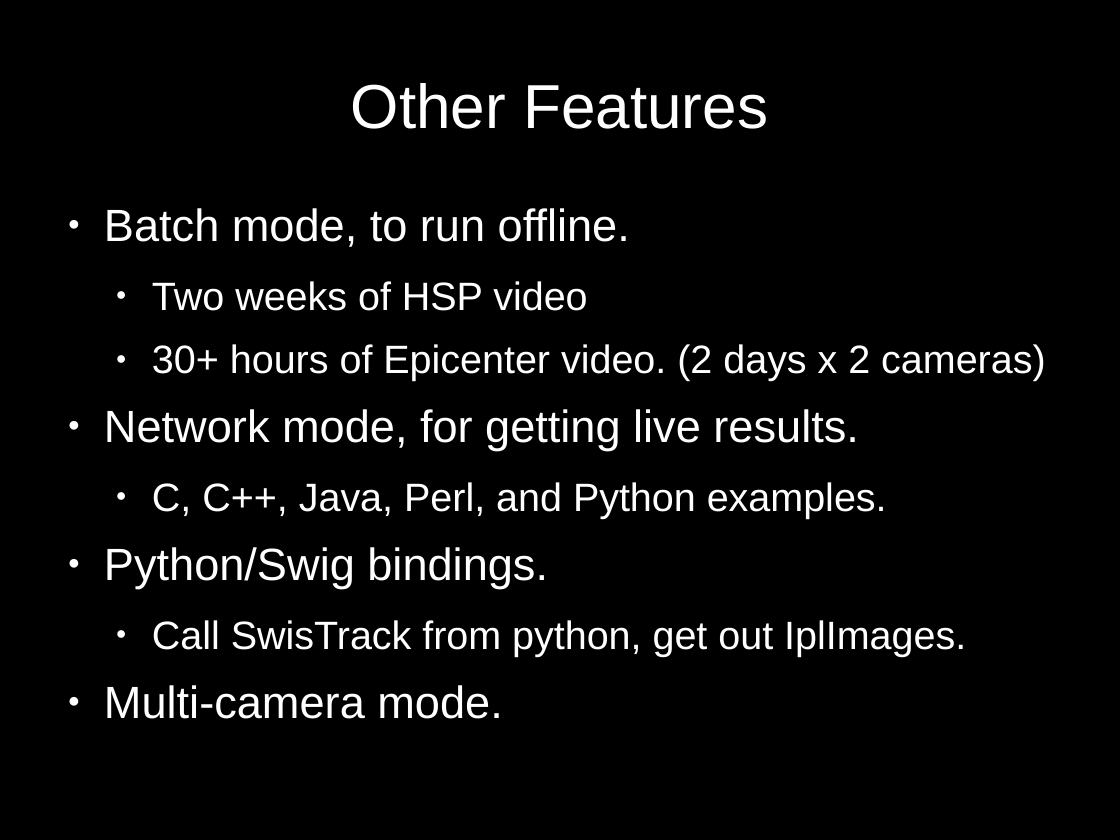
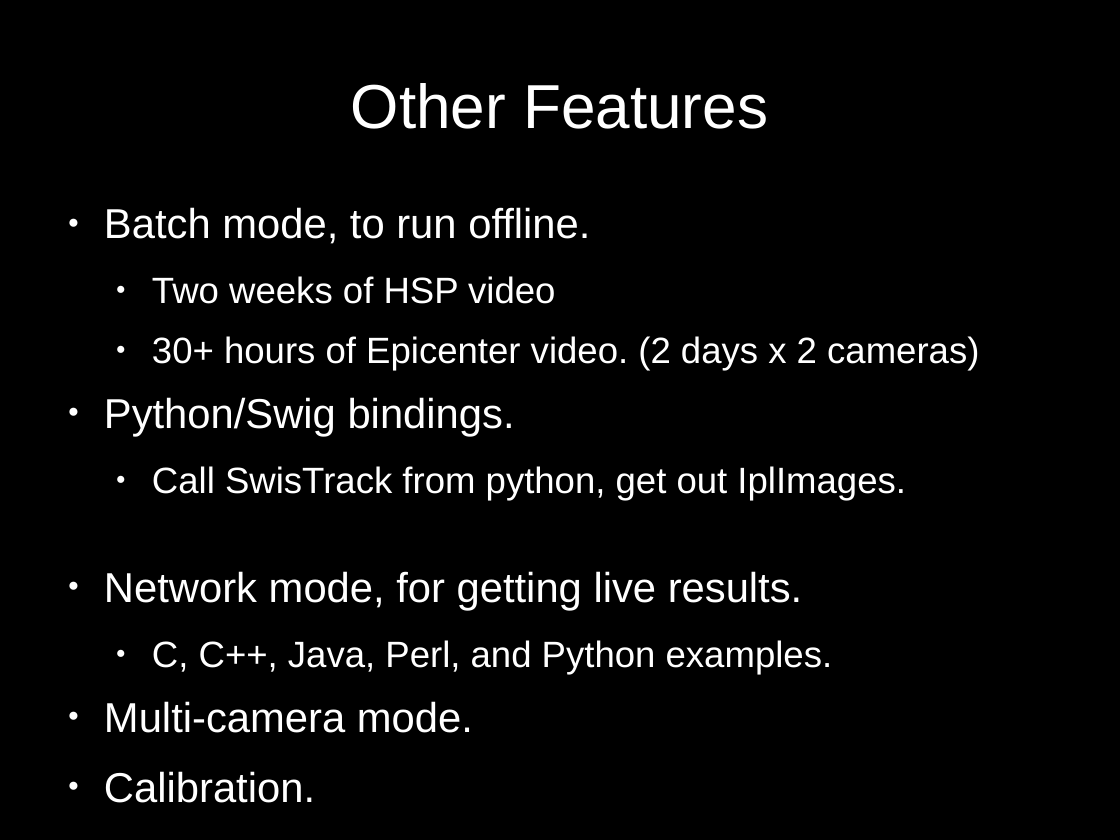
Before and after one commit to d28b/swistrack, a slide deck: slide 29 of Doc/tutorial.stefie10.06.2009/tutorialSlides.odp (slide 26 before the commit). Drawn at 1120x840 pixels with LibreOffice and Linux fonts; fonts in the diff are those of the drawing. Boxes give left, top, right and bottom in pixels: in the first picture for what was removed or moved away, otherwise in the second. Text is boxed around its words. In the diff, an @@ line names an element or a change of style, - is before the commit and + after.

```diff
--- a/Doc/tutorial.stefie10.06.2009/tutorialSlides.odp
+++ b/Doc/tutorial.stefie10.06.2009/tutorialSlides.odp
@@ text at (104,207,979,733): paragraph added @@
+● Calibration.
@@ text at (104,207,979,733): size 32 to 29.6 pt in "Batch mode, to run offline.", "Network mode, for getting live results.", "Multi-camera mode."; size 28 to 25.9 pt in "Two weeks of HSP video", "30+ hours of Epicenter video. (2 days ...", "C, C++, Java, Perl, and Python examples." @@
@@ text at (104,397,906,500): paragraphs added @@
+● Python/Swig bindings.
+  ● Call SwisTrack from python, get out IplImages.
@@ text at (152,620,966,656): paragraphs removed @@
-● Python/Swig bindings.
-  ● Call SwisTrack from python, get out IplImages.
```
Also in this commit, not shown: 10 other slides changed, 12 slides added, 8 slides removed, 7 other files.
